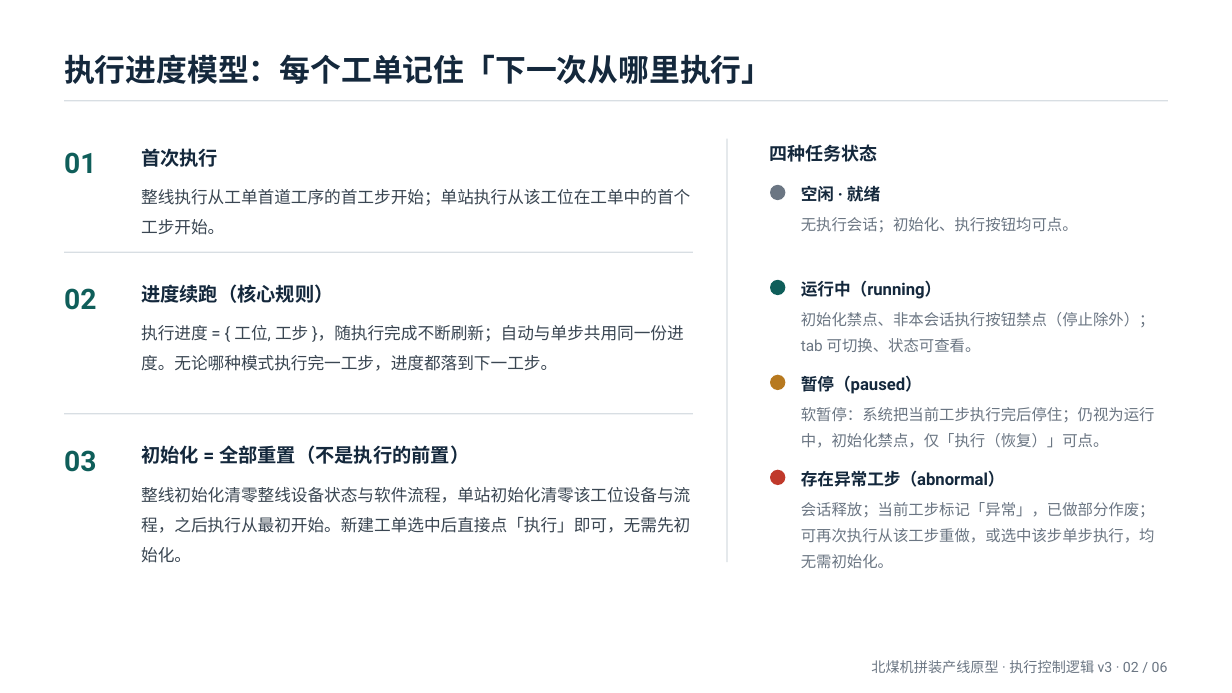
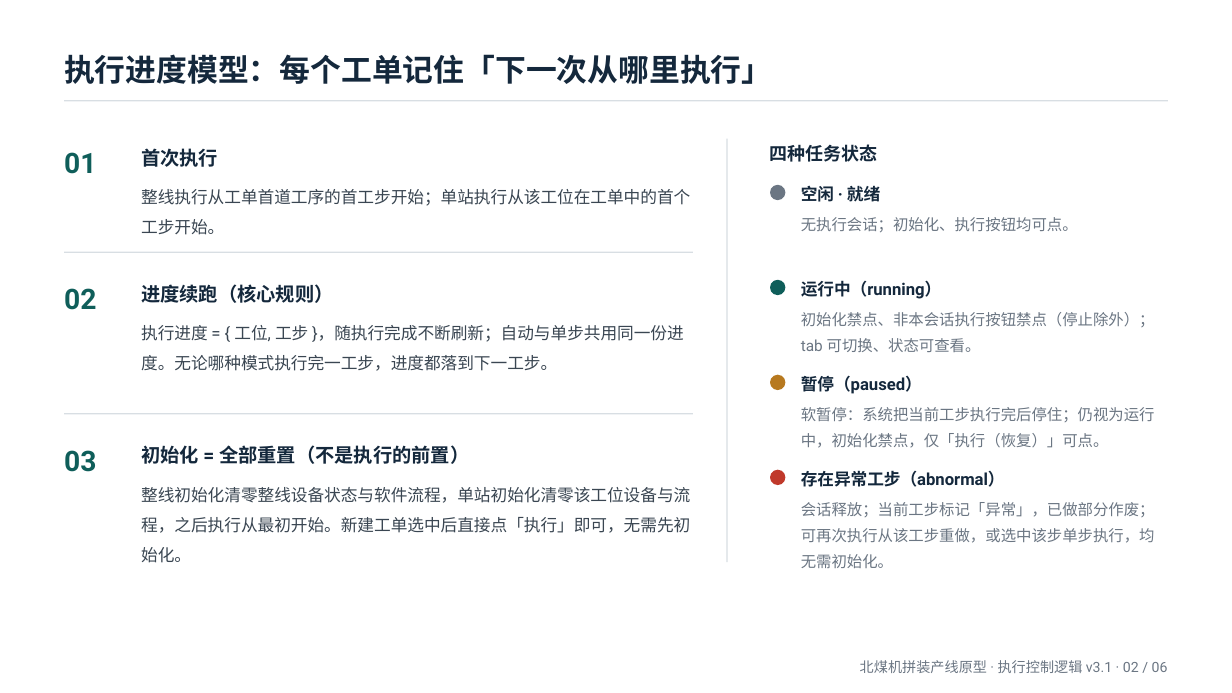
Before and after one commit to chenghe12581-ops/beimei-assembly-line-demo, a slide deck: slide 2 of docs/generated/execution-control-flow/执行按钮逻辑流程图.pptx. Drawn at 1232x693 pixels with LibreOffice and Linux fonts; fonts in the diff are those of the drawing. Boxes give left, top, right and bottom in pixels: in the first picture for what was removed or moved away, otherwise in the second. Text is boxed around its words. In the diff, an @@ line names an element or a change of style, - is before the commit and + after.

Commit message:
顶栏恢复停止按钮（跳出执行状态），修复单站自动执行不变暂停的互锁传参 bug

```diff
--- a/docs/generated/execution-control-flow/执行按钮逻辑流程图.pptx
+++ b/docs/generated/execution-control-flow/执行按钮逻辑流程图.pptx
@@ text at (860,660,1168,673): text changed @@
-北煤机拼装产线原型 · 执行控制逻辑 v3 · 02 / 06
+北煤机拼装产线原型 · 执行控制逻辑 v3.1 · 02 / 06
```
Also in this commit, not shown: 4 other slides changed, 4 other files.
